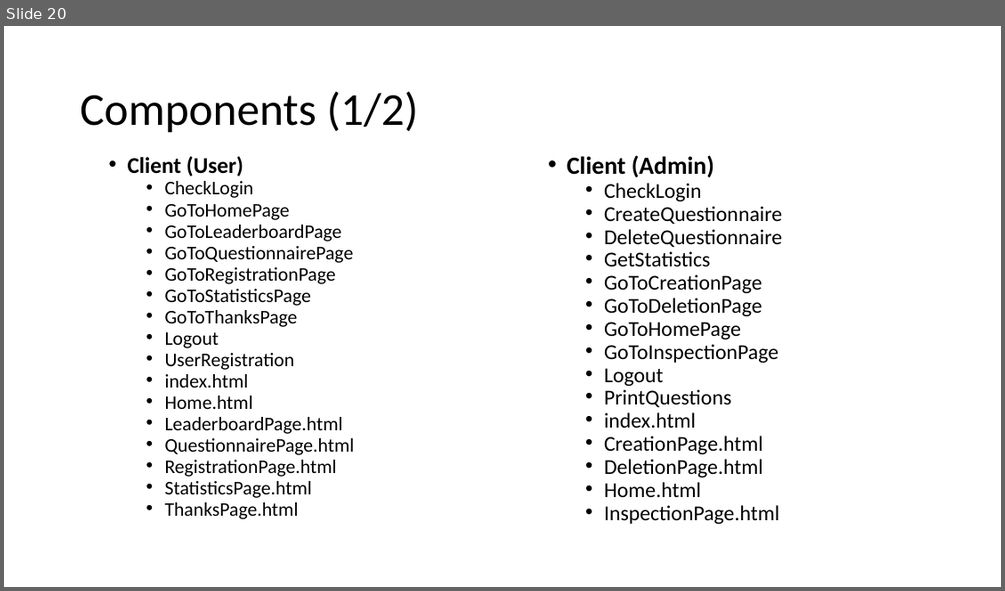
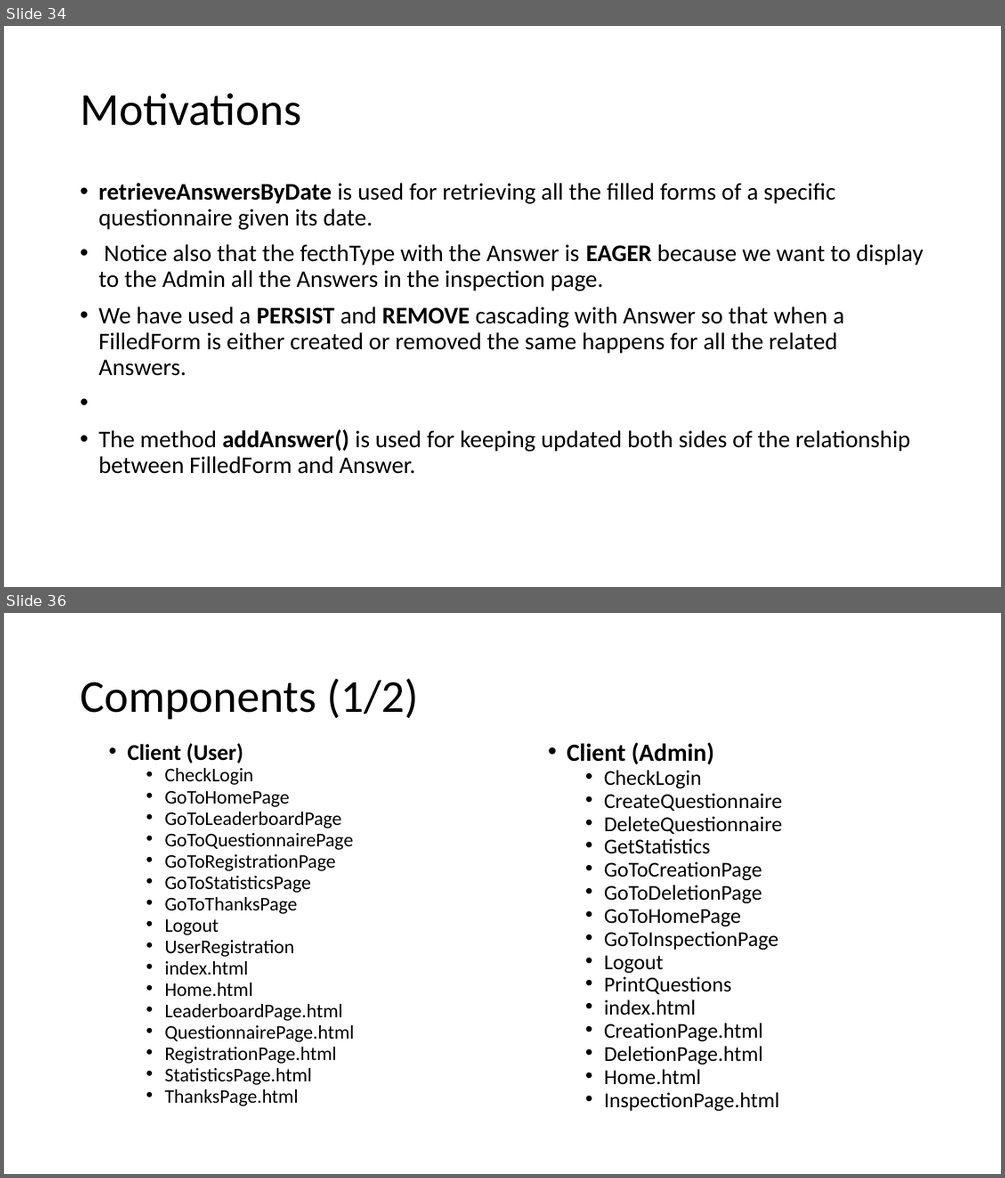
Before and after one commit to LudovicoRighi/EasyReview, a slide deck: PROJECT.pptx. Shown one above the other, each under a label of ours: slide 20 before the commit, slides 34 and 36 after it; the slides between them are not shown. The pictures are 1005x591 and 1005x1178 pixels, drawn with LibreOffice and Linux fonts; fonts in the diff are those of the drawing. Boxes give left, top, right and bottom in pixels: in the first picture for what was removed or moved away, otherwise in the second. Text is boxed around its words. In the diff, an @@ line names an element or a change of style, - is before the commit and + after.

```diff
--- a/PROJECT.pptx
+++ b/PROJECT.pptx
@@ slide 34 added at box(4, 26, 1001, 587), background #FFFFFF @@
@@ title added at box(80, 93, 301, 126), 44 pt, text #000000 @@
+Motivations
@@ text added at box(98, 183, 922, 474), 23 pt, text #000000 @@
+• retrieveAnswersByDate is used for retrieving all the filled forms of a specific questionnaire given its date.
+• Notice also that the fecthType with the Answer is EAGER because we want to display to the Admin all the Answers in the inspection page.
+• We have used a PERSIST and REMOVE cascading with Answer so that when a FilledForm is either created or removed the same happens for all the related Answers.
+• The method addAnswer() is used for keeping updated both sides of the relationship between FilledForm and Answer.
@@ what was slide 20 is now slide 36 @@
```
Also in this commit, not shown: 2 slides changed, 18 other slides added, 5 other files.
